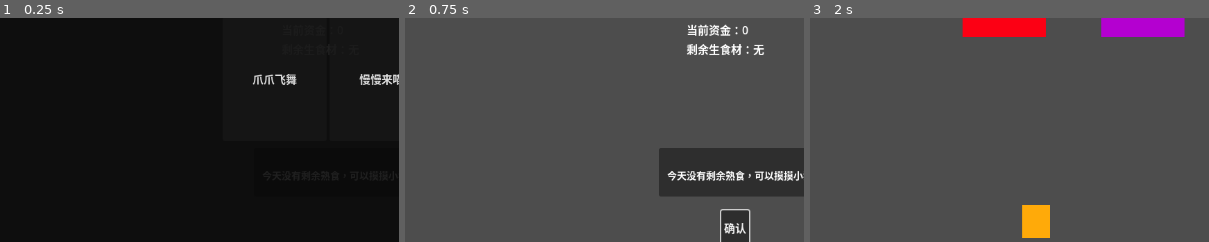
Above: before the commit, frames 1-3 (left to right).
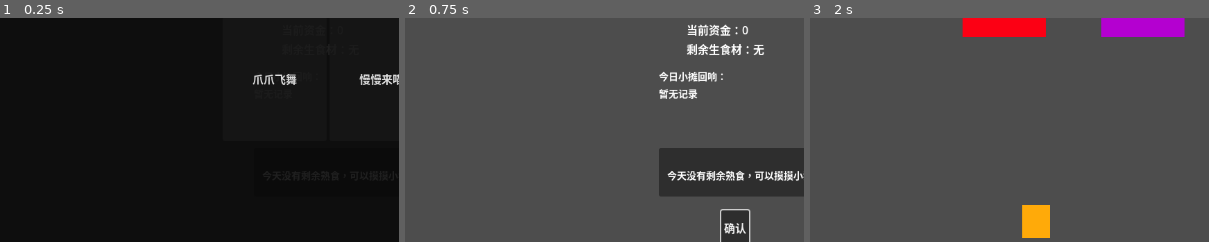
Above: after the commit, the same moments.

Repository: lcy2333orz-crypto/midemalatang
Game: Godot game, scene res://settlement_result.tscn
Same seed, same stepped clock (60 frames per second), same inputs: the game is played once before the commit and once after it. The project has no main scene, so this scene is started directly.
Inputs:
- Up to frame 1 (0.25 s): no input
- Up to frame 2 (0.75 s): click "爪爪飞舞" at 0.5 s
- Up to frame 3 (2 s): click "确认" at 1.25 s
The pictures show only the part of the screen within x 0-50%, y 36-86%; the shares and areas given below are measured in that part.

The runs differ from the first frame. In frame 2, 0.7% of the frame differs, in the area x 63-80%, y 24-37%; in frame 3, nothing differs.

Commit message:
加入每日回响

Diff:
--- a/game_manager.gd
+++ b/game_manager.gd
@@ -186,6 +186,7 @@
 	RunSetupData.today_special_customer_results = []
 	RunSetupData.generated_night_queue = []
 	RunSetupData.today_reputation_delta = 0
+	RunSetupData.reset_today_stall_echo_stats()
 
 	RunSetupData.setup_daily_special_customer_plan()
 
@@ -520,18 +521,20 @@
 	if customer == null or not is_instance_valid(customer):
 		return
 
+	RunSetupData.record_today_served_customer()
+
 	var delta := get_reputation_delta_for_customer(customer, "served")
 	change_shop_reputation(delta, "%s served" % get_customer_group(customer))
-
 	record_special_customer_result(customer, "good")
 
 func handle_customer_patience_timeout(customer: Node) -> void:
 	if customer == null or not is_instance_valid(customer):
 		return
+
+	RunSetupData.record_today_failed_customer()
 
 	var delta := get_reputation_delta_for_customer(customer, "failed")
 	change_shop_reputation(delta, "%s patience timeout" % get_customer_group(customer))
-
 	record_special_customer_result(customer, "bad")
 
 func get_counter_customer() -> Node:
@@ -834,10 +837,14 @@
 	if customer == null or not is_instance_valid(customer):
 		return
 
+	RunSetupData.record_today_failed_customer()
+
 	var delta := get_reputation_delta_for_customer(customer, "failed")
 	change_shop_reputation(delta, "%s rejected before checkout" % get_customer_group(customer))
+	record_special_customer_result(customer, "bad")
 
 	var exit_point = get_tree().get_first_node_in_group("exit_point")
+
 	if exit_point:
 		customer.go_to_exit(exit_point.global_position)
 
@@ -1525,6 +1532,7 @@
 		"raw_stock_data": remaining_raw_stock,
 		"today_reputation_delta": RunSetupData.today_reputation_delta,
 		"shop_reputation": RunSetupData.shop_reputation,
+		"today_echo_lines": RunSetupData.get_today_stall_echo_lines(),
 		"cooked_stock_discarded": true
 	}
 
@@ -1563,6 +1571,7 @@
 		"raw_stock_data": remaining_raw_stock,
 		"today_reputation_delta": RunSetupData.today_reputation_delta,
 		"shop_reputation": RunSetupData.shop_reputation,
+		"today_echo_lines": RunSetupData.get_today_stall_echo_lines(),
 		"cooked_stock_discarded": true
 	}
 
--- a/run_setup_data.gd
+++ b/run_setup_data.gd
@@ -47,6 +47,10 @@
 # 当天口碑变化，只用于日结显示
 var today_reputation_delta: int = 0
 
+var today_customers_served: int = 0
+var today_customers_failed: int = 0
+var today_special_echo_records: Array = []
+
 var settlement_view_mode: String = "day"
 var last_day_summary: Dictionary = {}
 var last_run_summary: Dictionary = {}
@@ -91,6 +95,9 @@
 
 	shop_reputation = 50
 	today_reputation_delta = 0
+	today_customers_served = 0
+	today_customers_failed = 0
+	today_special_echo_records = []
 
 	settlement_view_mode = "day"
 	last_day_summary = {}
@@ -162,6 +169,7 @@
 	}
 
 	pending_gifts.append(gift_data)
+	record_today_special_echo(display_name, result)
 
 	print("Special customer echo added: ", gift_data)
 
@@ -302,3 +310,50 @@
 		lines.append(" - %s" % display_name)
 
 	return lines
+
+func reset_today_stall_echo_stats() -> void:
+	today_customers_served = 0
+	today_customers_failed = 0
+	today_special_echo_records = []
+
+
+func record_today_served_customer() -> void:
+	today_customers_served += 1
+
+
+func record_today_failed_customer() -> void:
+	today_customers_failed += 1
+
+
+func record_today_special_echo(display_name: String, result: String) -> void:
+	today_special_echo_records.append({
+		"display_name": display_name,
+		"result": result
+	})
+
+
+func get_today_stall_echo_lines() -> Array[String]:
+	var lines: Array[String] = []
+
+	lines.append("今日小摊回响：")
+	lines.append("服务顾客：%d" % today_customers_served)
+	lines.append("满意离开：%d" % today_customers_served)
+	lines.append("遗憾离开：%d" % today_customers_failed)
+
+	if today_special_echo_records.is_empty():
+		lines.append("特殊客人回响：无")
+	else:
+		var echo_names: Array[String] = []
+
+		for record in today_special_echo_records:
+			if typeof(record) != TYPE_DICTIONARY:
+				continue
+
+			echo_names.append(str(record.get("display_name", "特殊客人的回响")))
+
+		if echo_names.is_empty():
+			lines.append("特殊客人回响：无")
+		else:
+			lines.append("特殊客人回响：%s" % "，".join(echo_names))
+
+	return lines
--- a/settlement_result.gd
+++ b/settlement_result.gd
@@ -31,6 +31,7 @@
 var card_choice_title_label: Label = null
 var cat_feed_area: Panel = null
 var cat_reaction_label: Label = null
+var stall_echo_label: Label = null
 var leftover_food_panel: Panel = null
 var leftover_food_container: HBoxContainer = null
 var leftover_cooked_stock_for_cat: Dictionary = {}
@@ -66,7 +67,9 @@
 
 	_create_card_overlay()
 	_create_cat_feed_widgets()
+	_create_stall_echo_label()
 	_setup_layout_positions()
+
 
 	if RunSetupData.settlement_view_mode == "run":
 		_setup_run_settlement()
@@ -253,6 +256,17 @@
 	leftover_food_container.size = Vector2(396, 42)
 	leftover_food_panel.add_child(leftover_food_container)
 
+func _create_stall_echo_label() -> void:
+	stall_echo_label = Label.new()
+	stall_echo_label.name = "StallEchoLabel"
+	stall_echo_label.size = Vector2(420, 105)
+	stall_echo_label.z_index = 1
+	stall_echo_label.autowrap_mode = TextServer.AUTOWRAP_WORD_SMART
+	stall_echo_label.horizontal_alignment = HORIZONTAL_ALIGNMENT_LEFT
+	stall_echo_label.vertical_alignment = VERTICAL_ALIGNMENT_TOP
+	stall_echo_label.add_theme_font_size_override("font_size", 14)
+	add_child(stall_echo_label)
+
 func _setup_layout_positions() -> void:
 	var viewport_size := get_viewport_rect().size
 
@@ -280,6 +294,12 @@
 		cat_reaction_label.position = Vector2(
 			viewport_size.x * 0.5 + 220,
 			112
+		)
+
+	if stall_echo_label != null:
+		stall_echo_label.position = Vector2(
+			viewport_size.x * 0.5 - 210,
+			305
 		)
 
 	if leftover_food_panel != null:
@@ -359,6 +379,7 @@
 	retry_button.text = "确认"
 	back_home_button.text = TextDB.get_text("UI_SETTLEMENT_ABORT_RUN")
 
+	_setup_stall_echo(summary)
 	_setup_cat_leftover_food(summary)
 
 
@@ -389,7 +410,25 @@
 	retry_button.text = "确认"
 	back_home_button.text = TextDB.get_text("UI_SETTLEMENT_BACK_HOME")
 
+	_setup_stall_echo(summary)
 	_setup_cat_leftover_food(summary)
+
+func _setup_stall_echo(summary: Dictionary) -> void:
+	if stall_echo_label == null:
+		return
+
+	var echo_lines = summary.get("today_echo_lines", [])
+
+	if typeof(echo_lines) != TYPE_ARRAY or echo_lines.is_empty():
+		stall_echo_label.text = "今日小摊回响：\n暂无记录"
+		return
+
+	var lines: Array[String] = []
+
+	for line in echo_lines:
+		lines.append(str(line))
+
+	stall_echo_label.text = "\n".join(lines)
 
 func _setup_cat_leftover_food(summary: Dictionary) -> void:
 	leftover_cooked_stock_for_cat = {}
